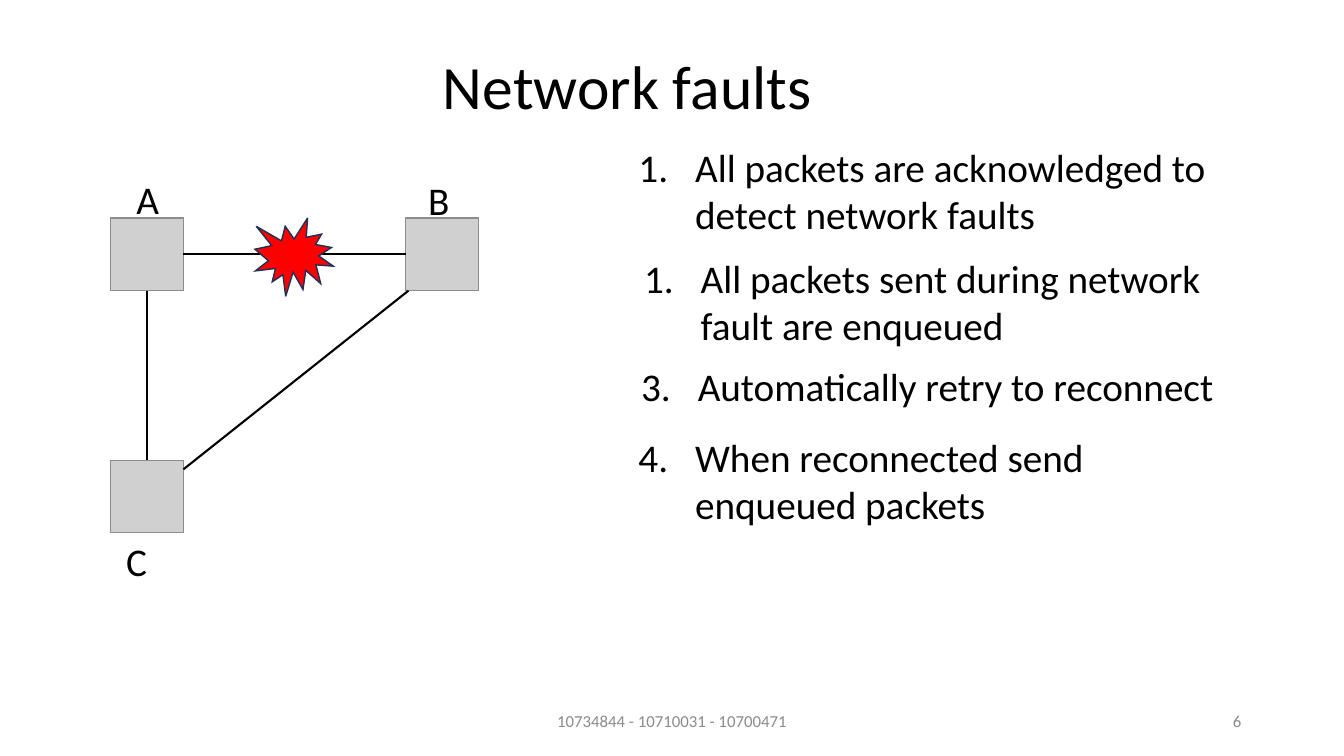
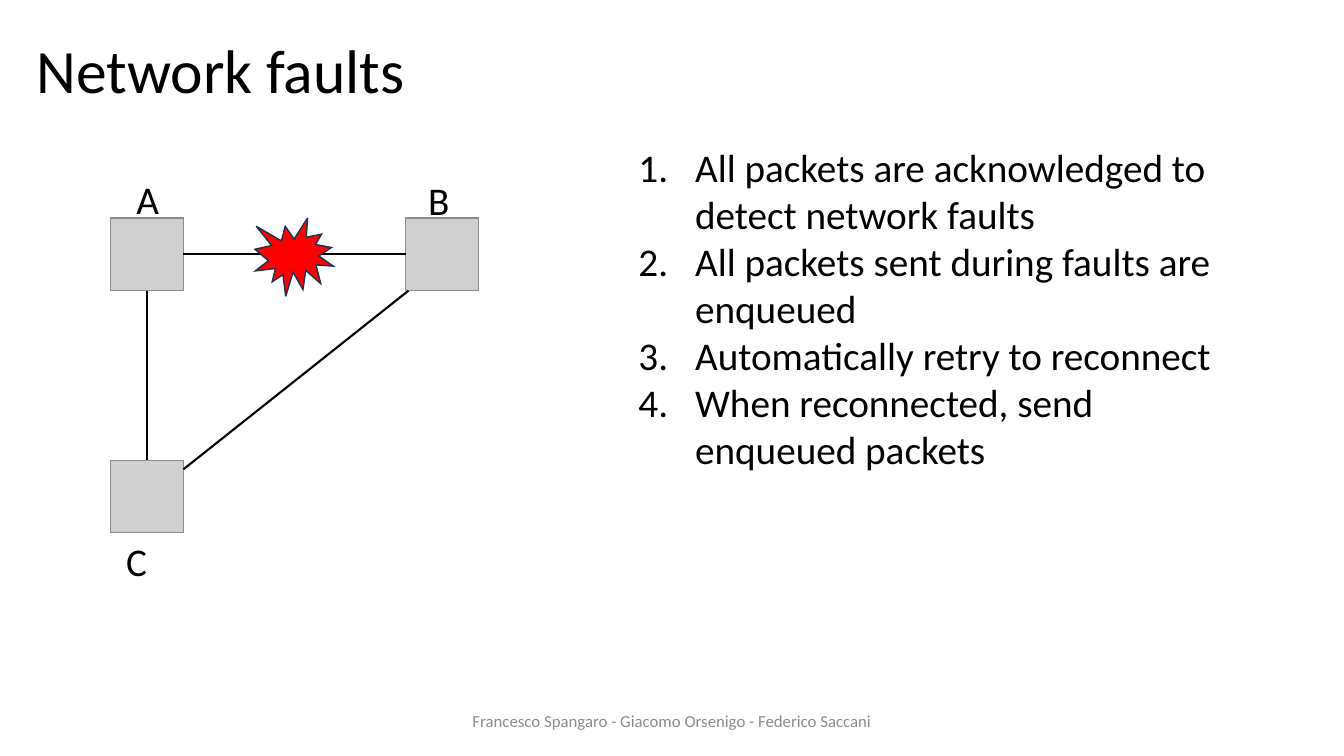
Before and after one commit to francescospangaro/HACOGroupChat, a slide deck: slide 7 of docs/presentazione ds.pptx (slide 6 before the commit). Drawn at 1344x756 pixels with LibreOffice and Linux fonts; fonts in the diff are those of the drawing; grey boxes stand for pictures; background and template pictures are left out. Boxes give left, top, right and bottom in pixels: in the first picture for what was removed or moved away, otherwise in the second. Text is boxed around its words. In the diff, an @@ line names an element or a change of style, - is before the commit and + after.

```diff
--- a/docs/presentazione ds.pptx
+++ b/docs/presentazione ds.pptx
@@ title "Network faults": place and size @@
-title "Network faults" at (443, 66, 811, 110)
+title "Network faults" at (36, 50, 404, 94)
@@ text at (695, 248, 1211, 471): paragraphs added @@
+2. All packets sent during faults are enqueued
+3. Automatically retry to reconnect
+4. When reconnected, send enqueued packets
@@ text removed at (701, 265, 1201, 347) @@
-1. All packets sent during network fault are enqueued
@@ text removed at (698, 373, 1213, 408) @@
-3. Automatically retry to reconnect
@@ text removed at (695, 444, 1084, 526) @@
-4. When reconnected send enqueued packets
@@ text at (472, 715, 870, 730): text changed @@
-10734844 - 10710031 - 10700471
+Francesco Spangaro - Giacomo Orsenigo - Federico Saccani
@@ page number removed at (1233, 716, 1241, 727) @@
-6
```
Also in this commit, not shown: 11 other slides changed, 1 slide added, 1 other file.
